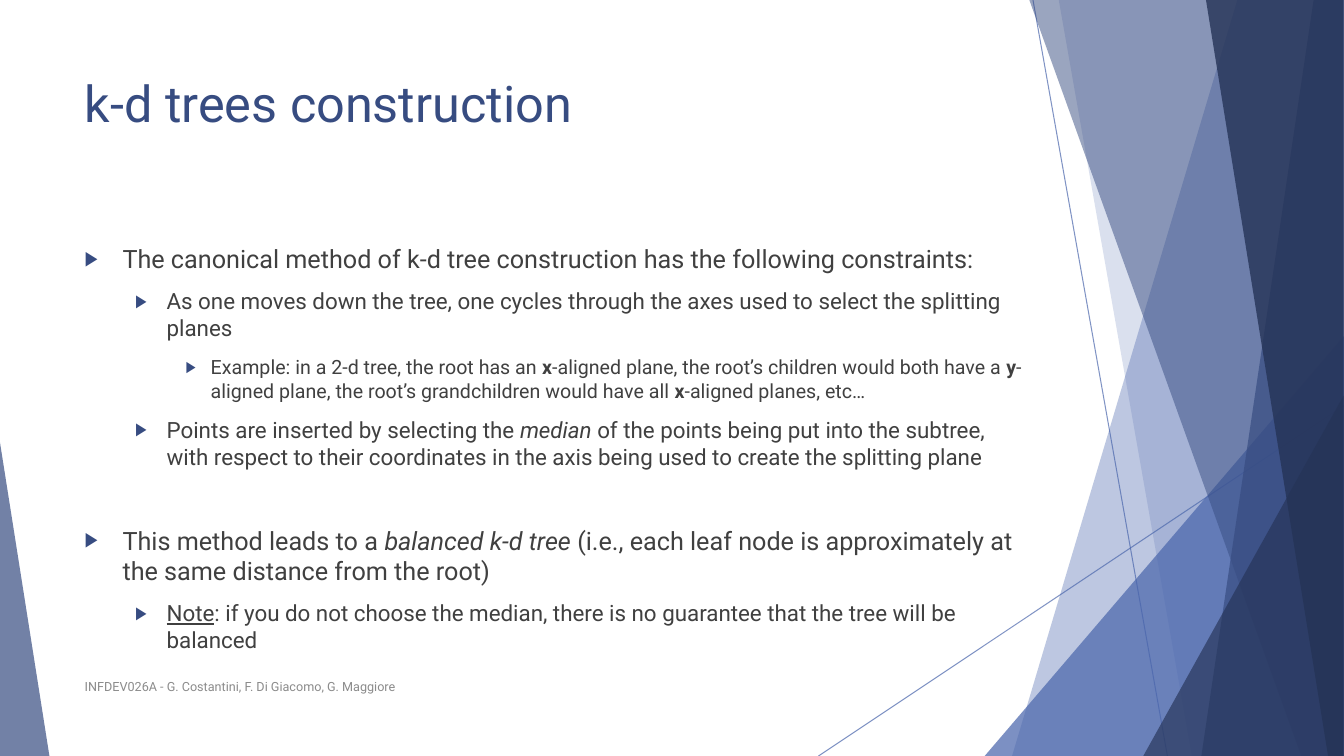
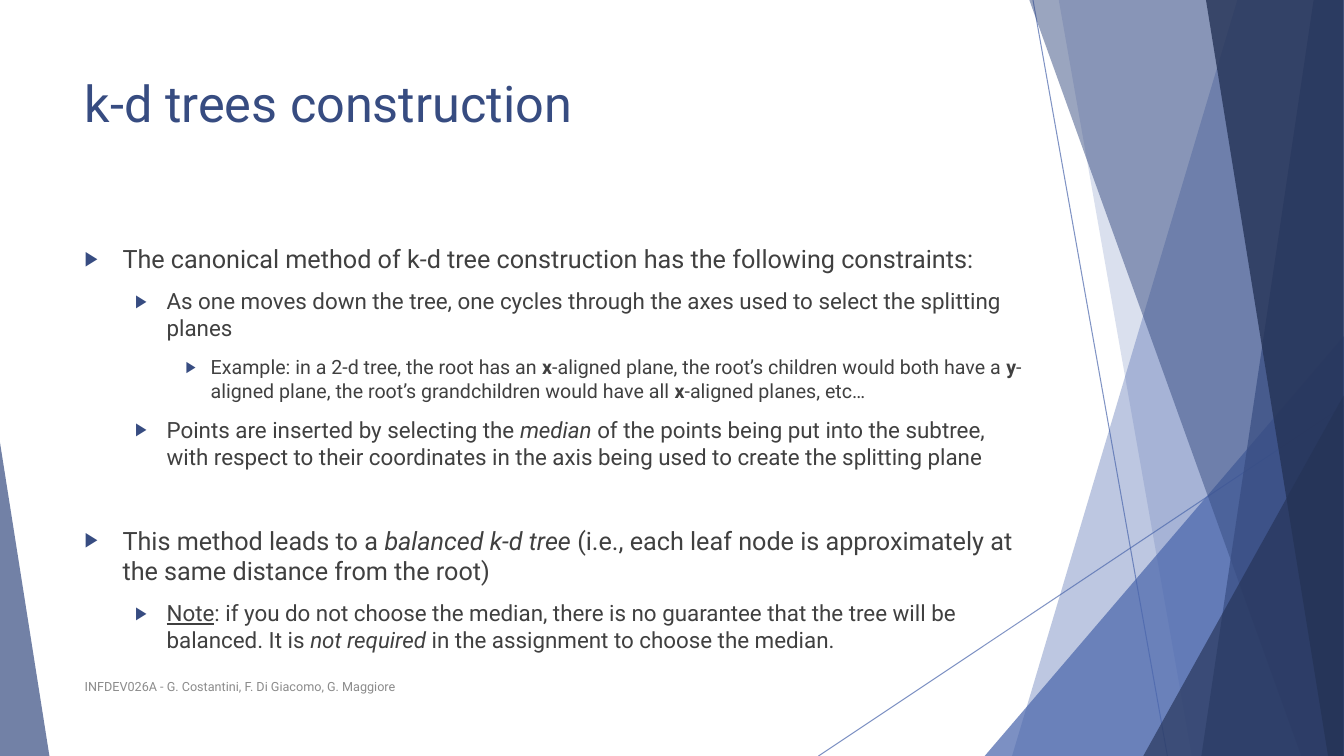
Before and after one commit to polyanos/INFDEV01-6A, a slide deck: slide 52 of Slides/Week 4 - Binary trees.pptx. Drawn at 1344x756 pixels with LibreOffice and Linux fonts; fonts in the diff are those of the drawing. Boxes give left, top, right and bottom in pixels: in the first picture for what was removed or moved away, otherwise in the second. Text is boxed around its words. In the diff, an @@ line names an element or a change of style, - is before the commit and + after.

```diff
--- a/Slides/Week 4 - Binary trees.pptx
+++ b/Slides/Week 4 - Binary trees.pptx
@@ text at <box>167,604,955,653</box>: text changed @@
-  ▶ Note: if you do not choose the median, there is no guarantee that the tree will be balanced
+  ▶ Note: if you do not choose the median, there is no guarantee that the tree will be balanced. It is not required in the assignment to choose the median.
```
Also in this commit, not shown: 1 other slide changed.
